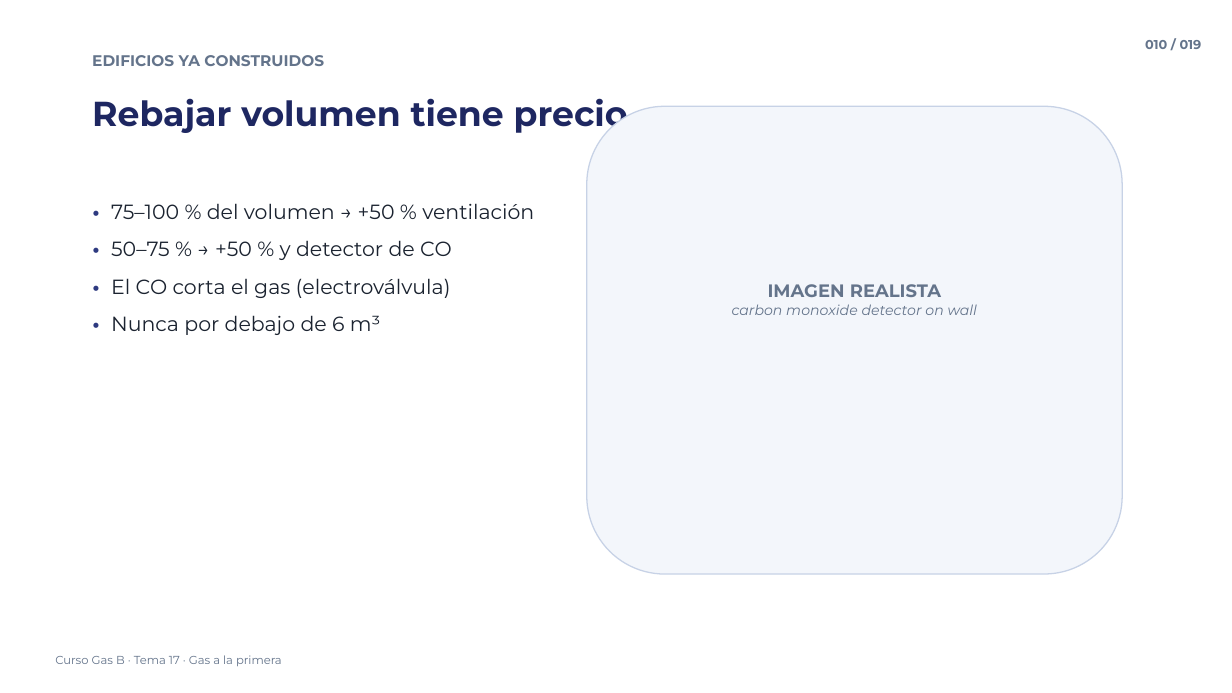
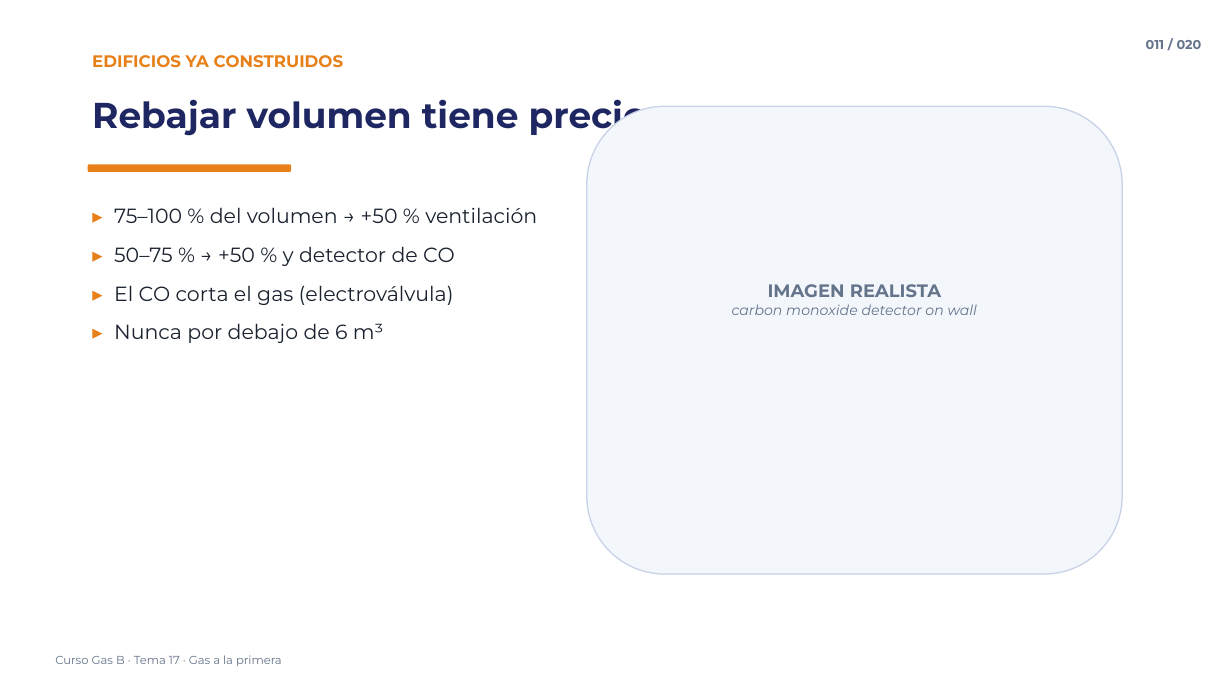
Before and after one commit to noahcuadrado-cmd/averias-frigorificas, a slide deck: slide 11 of Curso Gas B/17 - Gas a la primera (guia practica NEDGIA)/17 - Gas a la primera (guia practica NEDGIA) - Vídeo 3.pptx (slide 10 before the commit). Drawn at 1232x693 pixels with LibreOffice and Linux fonts; fonts in the diff are those of the drawing. Boxes give left, top, right and bottom in pixels: in the first picture for what was removed or moved away, otherwise in the second. Text is boxed around its words. In the diff, an @@ line names an element or a change of style, - is before the commit and + after.

```diff
--- a/Curso Gas B/17 - Gas a la primera (guia practica NEDGIA)/17 - Gas a la primera (guia practica NEDGIA) - Vídeo 3.pptx
+++ b/Curso Gas B/17 - Gas a la primera (guia practica NEDGIA)/17 - Gas a la primera (guia practica NEDGIA) - Vídeo 3.pptx
@@ text "EDIFICIOS YA CONSTRUIDOS" at box(92, 55, 343, 68): size 12 to 13 pt, text colour #64748B to #E8801A @@
@@ text at box(1146, 40, 1202, 49): text changed @@
-010 / 019
+011 / 020
@@ text "Rebajar volumen tiene precio" at box(92, 99, 647, 137): size 27 to 28 pt @@
@@ rounded rectangle added at box(88, 165, 291, 172), fill #E8801A @@
@@ text at box(114, 207, 537, 343): text changed @@
-• 75–100 % del volumen → +50 % ventilación
-• 50–75 % → +50 % y detector de CO
-• El CO corta el gas (electroválvula)
-• Nunca por debajo de 6 m³
+▸ 75–100 % del volumen → +50 % ventilación
+▸ 50–75 % → +50 % y detector de CO
+▸ El CO corta el gas (electroválvula)
+▸ Nunca por debajo de 6 m³
```
Also in this commit, not shown: 18 other slides changed, 1 slide added, 49 other files.
